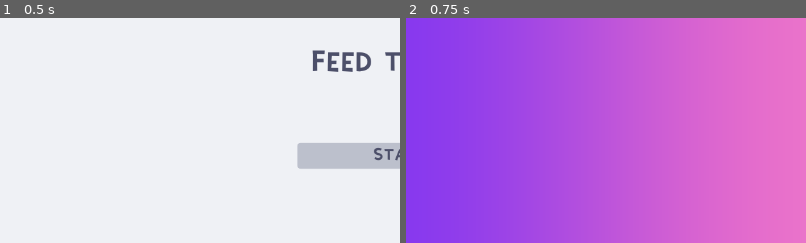
Above: before the commit, frames 1-2 (left to right).
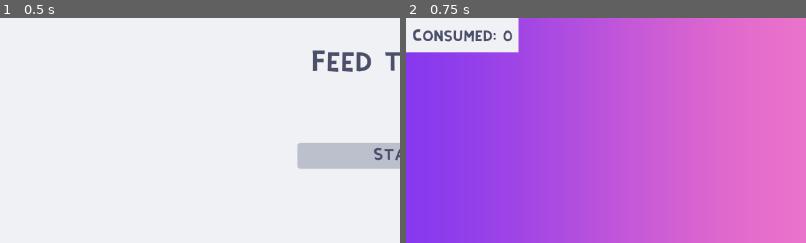
Above: after the commit, the same moments.

Repository: ColinVanderMeer/FeedBluebell
Game: Godot game, scene res://Menu.tscn
The game is run twice, just before and just after one commit, with the same random seed, the same clock (stepped at 60 frames per second) and the same inputs.
Inputs:
- Up to frame 1 (0.5 s): no input
- Up to frame 2 (0.75 s): click "Start" at 0.5 s
The pictures show only the part of the screen within x 0-50%, y 0-50%; the shares and areas given below are measured in that part.

Frame 1 is identical in both runs. In frame 2, 4.4% of the frame differs, in the area x 0-29%, y 0-16%.

Commit message:
Dynamic UI

Diff:
--- a/Game.tscn
+++ b/Game.tscn
@@ -1,7 +1,8 @@
-[gd_scene load_steps=5 format=2]
+[gd_scene load_steps=6 format=2]
 
 [ext_resource path="res://Pig.tscn" type="PackedScene" id=1]
 [ext_resource path="res://Food.tscn" type="PackedScene" id=2]
+[ext_resource path="res://UI.tscn" type="PackedScene" id=3]
 
 [sub_resource type="Gradient" id=1]
 interpolation_mode = 2
@@ -24,3 +25,7 @@
 
 [node name="Food" parent="." instance=ExtResource( 2 )]
 position = Vector2( 626, 448 )
+
+[node name="UI" parent="." instance=ExtResource( 3 )]
+
+[connection signal="update_consumed" from="Pig" to="UI" method="_on_Pig_update_consumed"]
--- a/Pig.gd
+++ b/Pig.gd
@@ -1,9 +1,10 @@
 extends StaticBody2D
 
 var consumed = 0
+signal update_consumed(c)
 
 func _on_Area2D_body_entered(body):
 	if body.get_name() == "Food":
 		body.queue_free()
 		consumed += 1
-		print(consumed)
+		emit_signal("update_consumed", consumed)
--- /dev/null
+++ b/UI.gd
@@ -0,0 +1,5 @@
+extends Control
+
+
+func _on_Pig_update_consumed(c):
+	$Panel/Label.text = "Consumed: " + str(c)
--- /dev/null
+++ b/UI.tscn
@@ -0,0 +1,21 @@
+[gd_scene load_steps=3 format=2]
+
+[ext_resource path="res://UI.gd" type="Script" id=1]
+[ext_resource path="res://Theme.tres" type="Theme" id=2]
+
+[node name="UI" type="Control"]
+anchor_right = 1.0
+anchor_bottom = 1.0
+script = ExtResource( 1 )
+
+[node name="Panel" type="Panel" parent="."]
+margin_right = 180.0
+margin_bottom = 55.0
+theme = ExtResource( 2 )
+
+[node name="Label" type="Label" parent="Panel"]
+margin_left = 10.0
+margin_top = 10.0
+margin_right = 10.0
+margin_bottom = 10.0
+text = "Consumed: 0"
